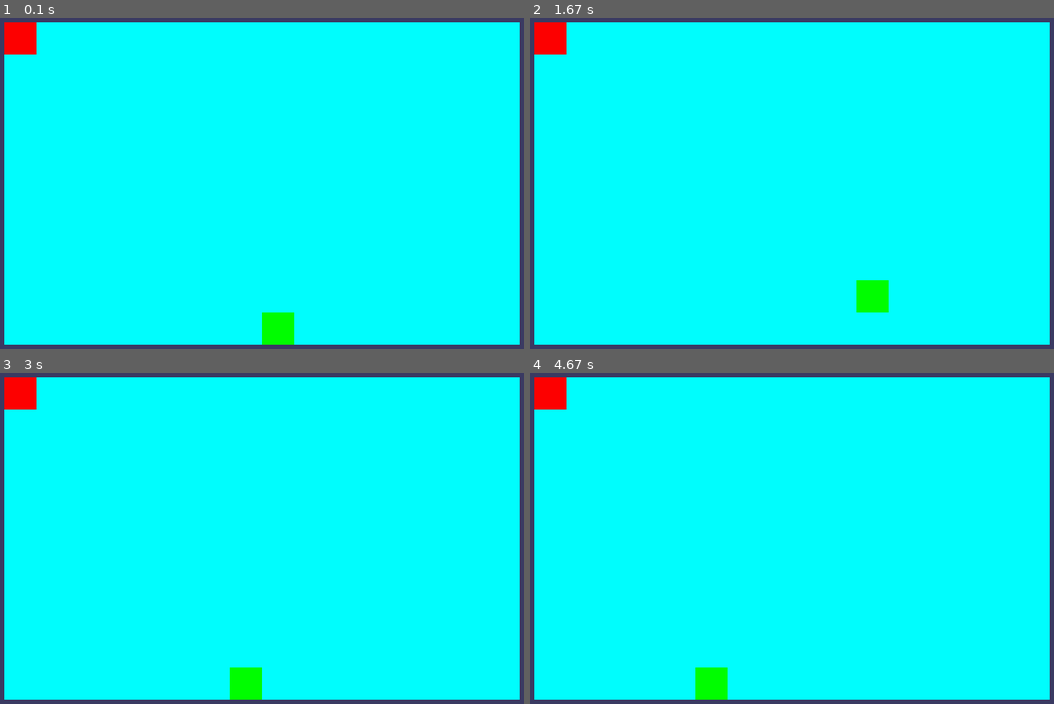
Above: before the commit, frames 1-4 (two rows, left to right).
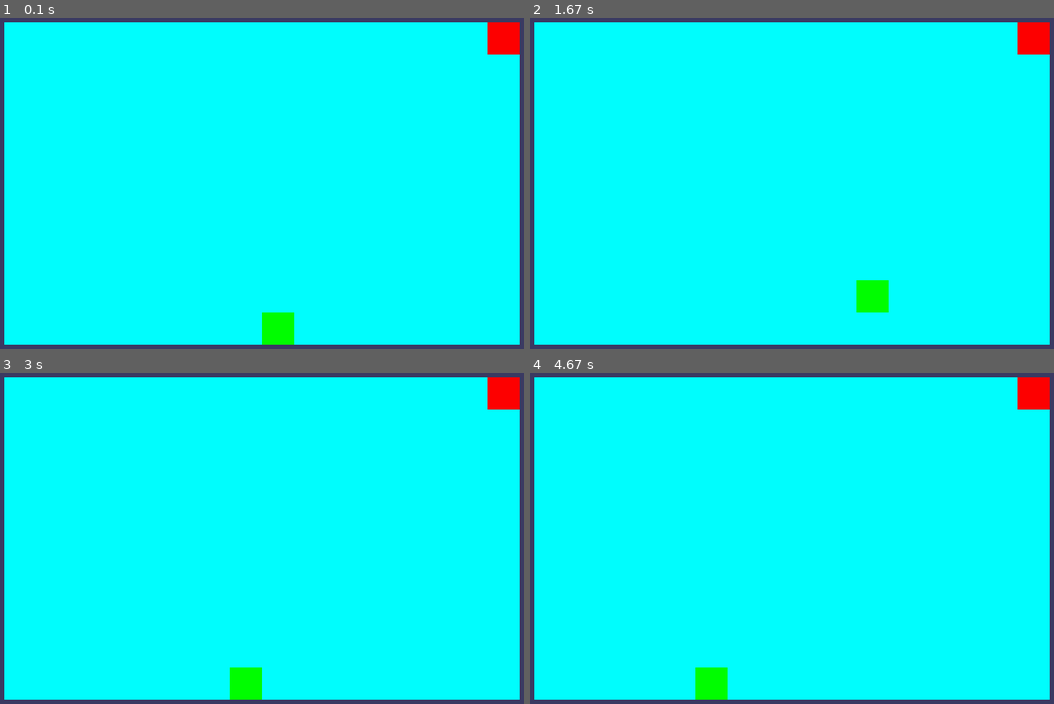
Above: after the commit, the same moments.

Repository: drinkincode/pygame-stream
Game: pygame game, started from main.py
Same seed, same stepped clock (60 frames per second), same inputs: the game is played once before the commit and once after it.
Inputs:
- Up to frame 1 (0.1 s): no input
- Up to frame 2 (1.67 s): hold Right 0.33-0.8 s; hold Up 0.83-1.13 s; hold Right 1.17-1.63 s
- Up to frame 3 (3 s): hold Left 1.67-2.2 s; tap A at 1.82 s; hold Down 2.23-2.53 s; hold Left 2.57-2.97 s
- Up to frame 4 (4.67 s): hold Up 3-3.37 s; tap A at 3.15, 4.62 s; hold Right 3.4-4.03 s; hold Down 4.07-4.43 s; hold Left from 4.47 s (still down)

The runs differ from the first frame. In frame 1, 1.2% of the frame differs, in the area x 0-100%, y 1-12%; in frame 2, 1.2%; in frame 3, 1.2%; in frame 4, 1.2%.

Commit message:
set npc movement

Diff:
--- a/main.py
+++ b/main.py
@@ -49,14 +49,13 @@
 
     DISPLAYSURF.fill(BGCOLOR)
 
-
     boardHandler = BoardHandler(BOARDWIDTH, BOARDHEIGHT)
     player = startGame(boardHandler)
     while True: # main game loop
         mouseClicked = False
         # direction sprite is facing
         direction = RIGHT
-        updatesList = []
+        updatesList = npcActorUpdates(boardHandler)
         for event in pygame.event.get(): # event handling loop
             currXYList = boardHandler.actorPosDict[player.name]
             newX = currXYList[0]
@@ -92,12 +91,10 @@
                     else:
                         newY = 0
 
-
             updatesList.append([player, newX, newY])
             boardHandler.updateBoard(updatesList)
             drawBoard(boardHandler.board)
 
-        # drawBoard(boardHandler.board)
         pygame.display.update()
         FPSCLOCK.tick(FPS)
 
@@ -114,6 +111,20 @@
                 currBoxColor = board[boxX][boxY].color
             left, top = leftTopCoordsOfBox(boxX, boxY)
             pygame.draw.rect(DISPLAYSURF, currBoxColor, (left, top, BOXSIZE, BOXSIZE))
+
+def npcActorUpdates(boardHandler: BoardHandler):
+    updatesList = []
+    for key in boardHandler.actorPosDict:
+        actorPosList = boardHandler.actorPosDict[key]
+
+        x = actorPosList[0]
+        y = actorPosList[1]
+
+        actor = boardHandler.board[x][y]
+        if 'npc' in actor.name:
+            updatesList.append([actor, (actor.x - 1), actor.y])
+
+    return updatesList
 
 def startGame(boardHandler: BoardHandler):
     updatesList = []
@@ -174,5 +185,6 @@
 
 
 
+
 if __name__ == '__main__':
     main()
